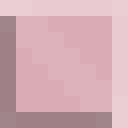
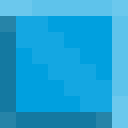
Layers edited between the first and the second 128 × 128 image:
moved "bling-bling" above "border" over box(0, 0, 128, 128)
